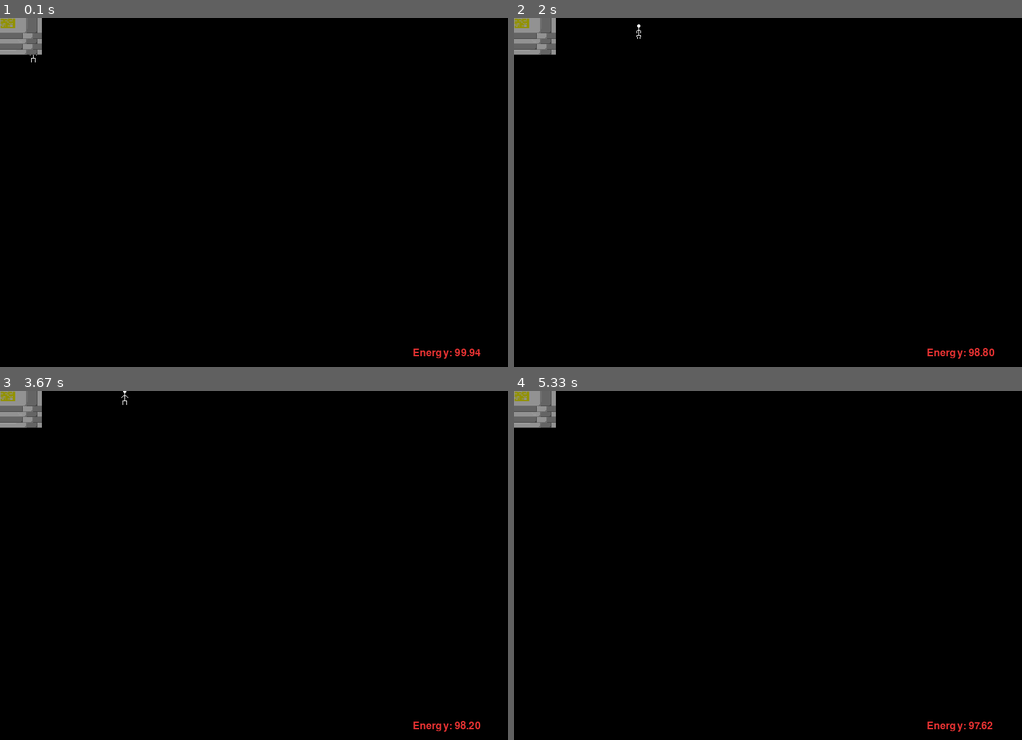
Above: before the commit, frames 1-4 (two rows, left to right).
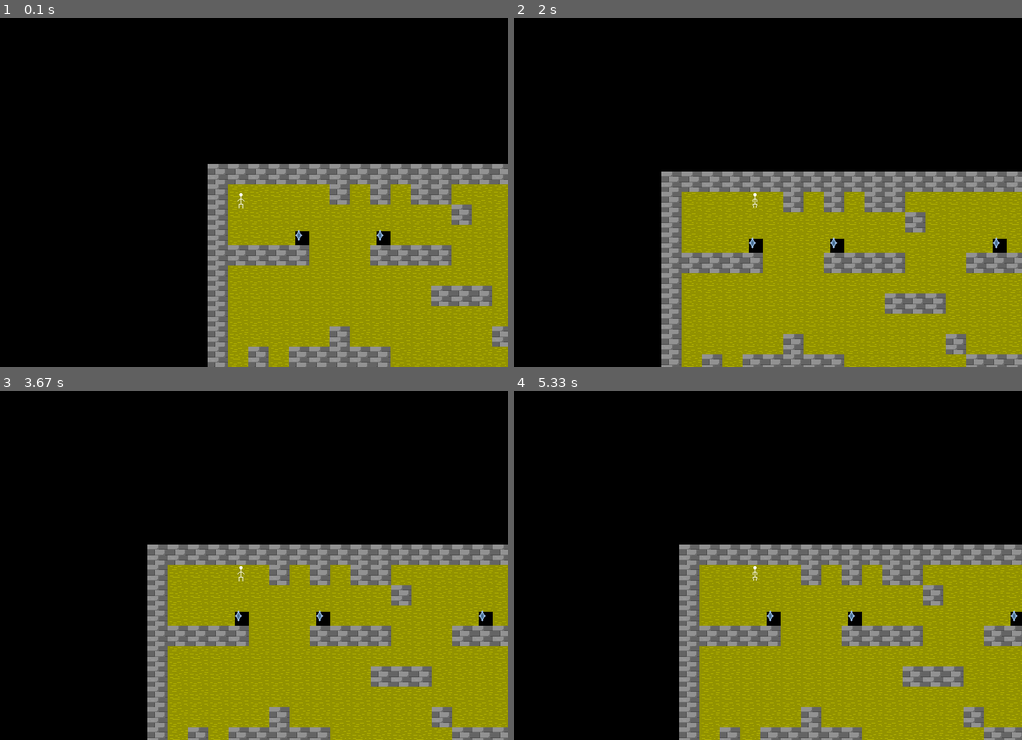
Above: after the commit, the same moments.

Repository: anokata/pythonPetProjects
Game: pygame game, started from platformer/sur.py
The game is run twice, just before and just after one commit, with the same random seed, the same clock (stepped at 60 frames per second) and the same inputs.
Inputs:
- Up to frame 1 (0.1 s): no input
- Up to frame 2 (2 s): hold Right 0.33-0.8 s; hold Up 0.83-1.13 s; tap Space at 0.9, 1.23, 1.57, 1.87 s; hold Down 1.17-1.47 s; hold Left 1.5-1.9 s; hold Up from 1.93 s (still down)
- Up to frame 3 (3.67 s): tap Space at 2, 2.4, 2.8, 3.1, 3.3, 3.6 s; release Up at 2.3 s; hold Down 2.33-2.7 s; hold Left 2.73-3.2 s; hold Right from 3.23 s (still down)
- Up to frame 4 (5.33 s): release Right at 3.7 s; hold Up 3.73-4.03 s; tap Space at 3.8, 4.13, 4.47, 4.77, 4.9, 5.3 s; hold Down 4.07-4.37 s; hold Left 4.4-4.8 s; hold Up 4.83-5.2 s; hold Down from 5.23 s (still down)

The runs differ from the first frame. In frame 1, 35% of the frame differs, in the area x 0-100%, y 0-100%; in frame 2, 40%; in frame 3, 40%; in frame 4, 38%.

Commit message:
Сделал до восстановление предыдущей функциональности.

Diff:
--- a/platformer/camera.py
+++ b/platformer/camera.py
@@ -14,6 +14,13 @@
         self.rect.right = max(self.rect.right, p.rect.right)
         self.rect.bottom = max(self.rect.bottom, p.rect.bottom)
 
+    def calcXY(self, x, y):
+        """ пересчитать координаты объекта на экран """
+        r = pygame.Rect(0, 0, 0, 0)
+        r.left = x - self.rect.left #- WindowH//2
+        r.top = y - self.rect.top #+ WindowW//2
+        return r
+
     def calc(self, o):
         """ пересчитать координаты объекта на экран """
         r = pygame.Rect(0, 0, 0, 0)
--- a/platformer/sur.py
+++ b/platformer/sur.py
@@ -24,17 +24,6 @@
     s.rect.top = y * h
     return s
 
-class Enemy(pygame.sprite.Sprite):
-    rect = pygame.Rect(0,0,0,0)
-
-    def __init__(self, x, y):
-        pygame.sprite.Sprite.__init__(self)
-        self.image = pygame.image.load('objects/F0.png').convert()
-        self.image.set_colorkey((0,0,0))
-        self.rect = pygame.Rect(x, y, self.image.get_rect().size[0],
-                         self.image.get_rect().size[1])
-
-
 # делать игрока сначала базового не зависящего от движка.
 class EnergySystem():
     map = {}
@@ -60,16 +49,22 @@
         self.rect = pygame.Rect(x, y, self.image.get_rect().size[0],
                          self.image.get_rect().size[1])
 
-    def draw(self, x, y):
-        screen.blit(self.image, (x, y))
+    def draw(self, x, y, cam):
+        screen.blit(self.image, cam.calcXY(x, y))
         #screen.blit(self.image, (self.rect.left, self.rect.top))
 
+class PhisycBlock():
+    rect = 0
+    def __init__(self, x, y, w):
+        self.rect = pygame.Rect(x, y, w, w)
 
 class Map():
     tiles = 0
     w = h = z = 0
+    blockers = 0
 
     def __init__(self, z):
+        self.blockers = list()
         self.z = z
         self.load()
 
@@ -79,12 +74,13 @@
     def __getitem__(self, k):
         return self.tiles[k]
 
-    def draw(self):
+    def draw(self, cam):
         for x in range(self.w):
             for y in range(self.h):
                 for z in range(self.z):
                     for o in self.tiles[x,y,z]:
-                        o.draw(x, y)
+                        a, b = x * self.blockW, y * self.blockH
+                        o.draw(a, b, cam)
     def load(self):
         lev= ["xxxxxxxxxxxxxxxxxxxxxxxxx",
           "x-----x-x-xx-------x----x",
@@ -107,12 +103,12 @@
         descrp = {
                 'x': ('objects/block2.png',),
                 '-': ('objects/ground0.png',),
-                'c': ('objects/cube1.png',),
+                'c': ('objects/zap0.png',),
                 }
+        self.blockW = self.blockH = 32
         mapObjects = dict()
         for c, p in descrp.items():
             imgpath = p[0]
-            print(imgpath, p)
             sprite = Block(imgname=imgpath)
             mapObjects[c] = (sprite,)
 
@@ -122,13 +118,15 @@
         self.w = w
         self.h = h
         z = self.z
-        self.tiles = {(x, y, lay): l for x in range(w) for y in range(h)
+        self.tiles = {(x, y, lay): l for x in range(w+1) for y in range(h+1)
                 for lay in range(z) for l in [list()]}
 
         for x in range(w):
             for y in range(h):
-                self.tiles[x,y,1] += [mapObjects[lev[y][x]][0]]
-
+                self.tiles[x,y,0] += [mapObjects[lev[y][x]][0]]
+                if lev[y][x] == 'x': # CHG
+                    a, b = x * self.blockW, y * self.blockH
+                    self.blockers.append(PhisycBlock(a, b, self.blockW))
 
 # Globals
 player = None
@@ -237,16 +235,11 @@
     global cam, player, textLayer, globmap
     cam.stalkAt(player)
 
-    #for l in Layers:
-        #for e in l:
-            #screen.blit(e.image, cam.calc(e))
-
     for (e, r) in textLayer['hud']:
         screen.blit(e, r)
 
-    screen.blit(player.image, player.rect)
-    globmap.draw()
-
+    globmap.draw(cam)
+    screen.blit(player.image, cam.calc(player))
     pygame.display.flip()
 
 def mainMechanic(d, p, e):
@@ -280,9 +273,7 @@
     global globmap
     b = Block()
     globmap = Map(2)
-    globmap[1,1,0] += [b]
-    globmap[1,1,0] += [b]
-    globmap[2,1,0] += [b]
+    collided = globmap.blockers # CHG
 
     mp = list()
     entities = list()
Renamed: platformer/zap0.png -> platformer/objects/zap0.png
